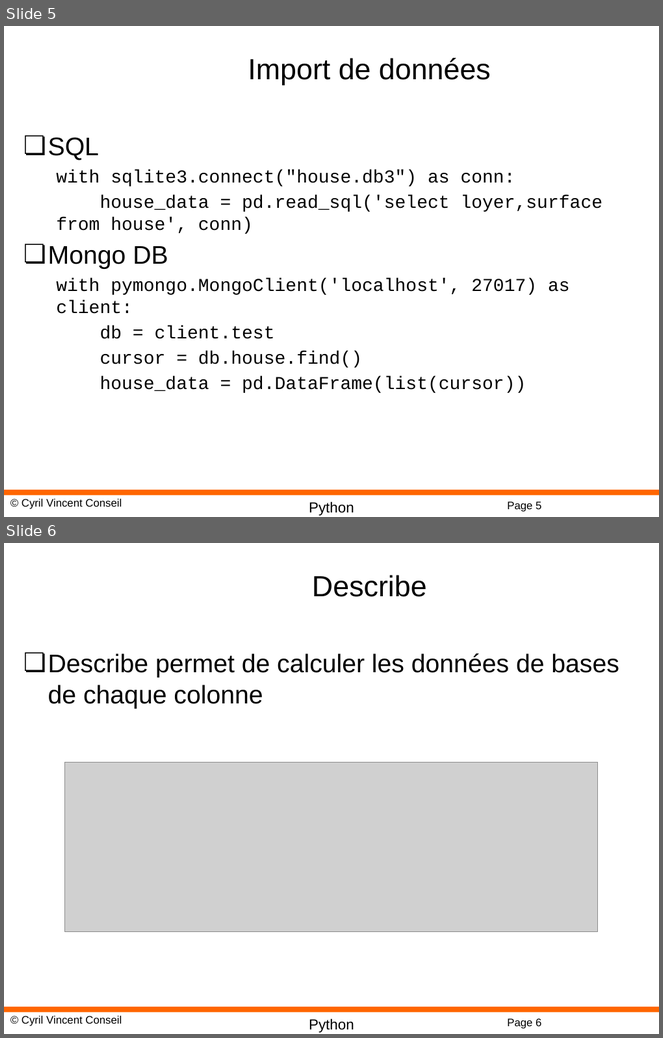
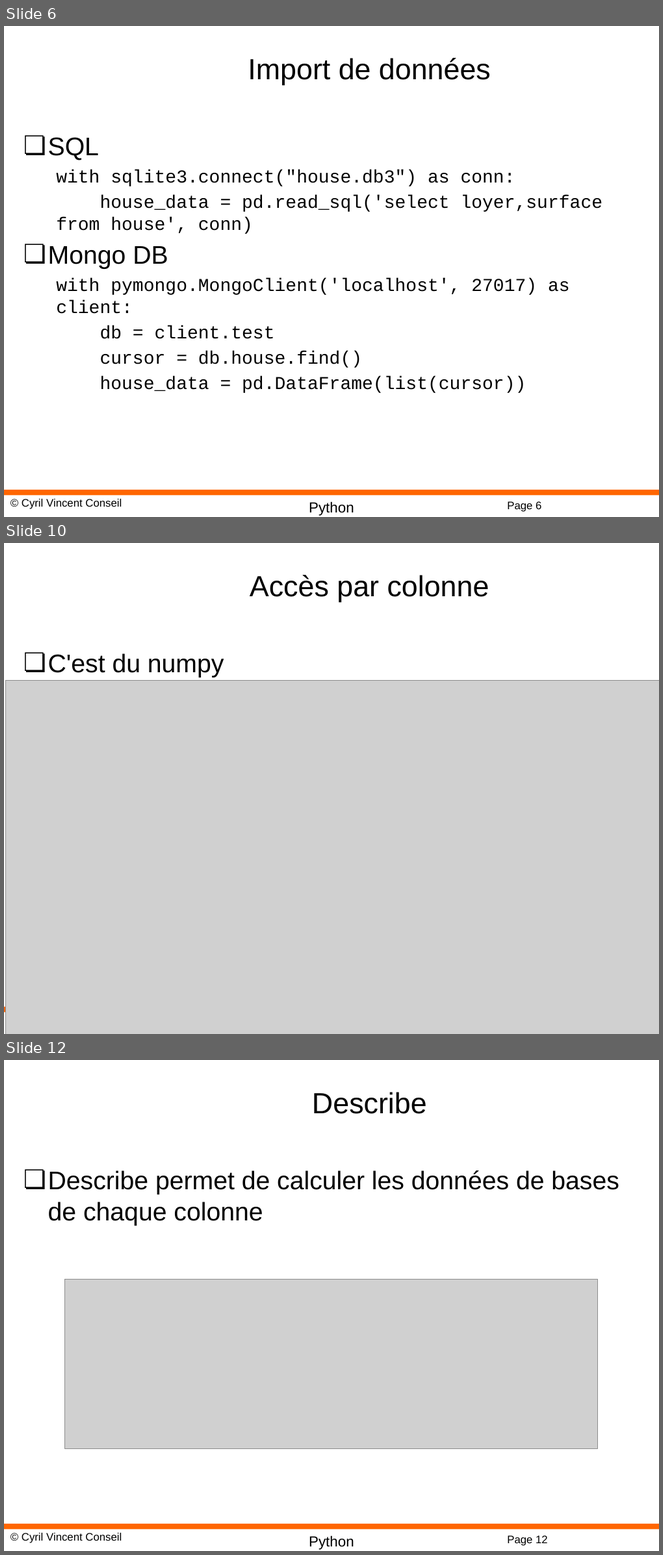
Before and after one commit to cyrilvincent/math, a slide deck: ppt/PythonMath11-Pandas.pptx. Shown one above the other, each under a label of ours: slides 5 and 6 before the commit, slides 6, 10 and 12 after it; the slides between them are not shown. The pictures are 663x1038 and 663x1555 pixels, drawn with LibreOffice and Linux fonts; fonts in the diff are those of the drawing; grey boxes stand for pictures; background and template pictures are left out. Boxes give left, top, right and bottom in pixels: in the first picture for what was removed or moved away, otherwise in the second. Text is boxed around its words. In the diff, an @@ line names an element or a change of style, - is before the commit and + after.

```diff
--- a/ppt/PythonMath11-Pandas.pptx
+++ b/ppt/PythonMath11-Pandas.pptx
@@ slide 10 added at <box>4,543,659,1034</box>, background #FFFFFF; not listed: 2 template elements that a slide beside it also shows @@
@@ title added at <box>250,575,490,602</box>, 32 pt, text #000000 @@
+Accès par colonne
@@ text added at <box>48,653,224,678</box>, 28 pt, text #000000 @@
+❏ C'est du numpy
@@ picture added at <box>6,681,659,1034</box> @@
@@ what was slide 5 is now slide 6 @@
@@ page number at <box>507,502,542,512</box>: text changed @@
-Page 5
+Page 6
@@ what was slide 6 is now slide 12 @@
@@ page number at <box>507,1536,548,1546</box>: text changed @@
-Page 6
+Page 12
```
Also in this commit, not shown: 17 other slides added, 2 slides removed, 26 other files.
